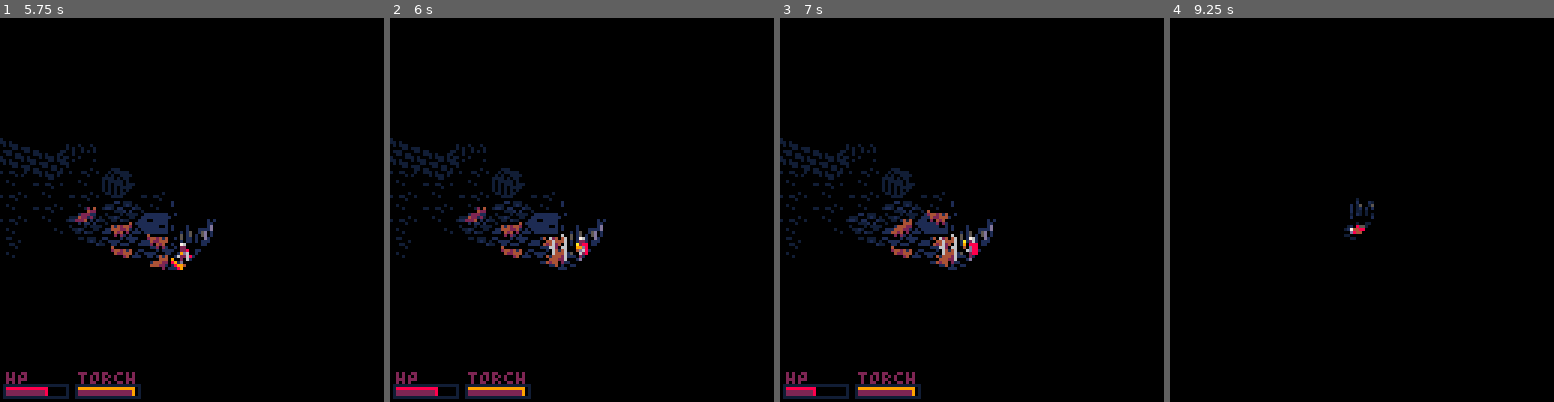
Above: before the commit, frames 1-4 (left to right).
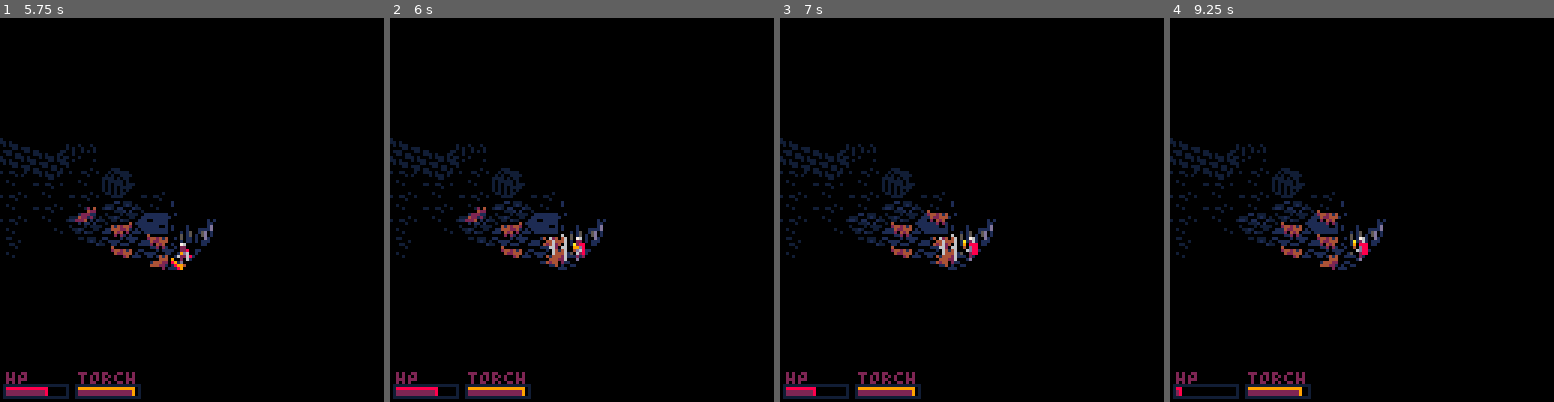
Above: after the commit, the same moments.

Repository: Woflox/intoruins
Game: PICO-8 cartridge cavedunj.p8
The game is run twice, just before and just after one commit, with the same random seed, the same clock (stepped at 60 frames per second) and the same inputs.
Inputs:
- Up to frame 1 (5.75 s): tap X (X key) at 0.33, 1.07, 1.85, 2.97, 4.08, 5.2 s; tap O (Z key) at 0.7, 1.7, 2.1, 2.5, 2.9, 3.3, 3.7, 4.1, 4.5, 4.9, 5.3, 5.7 s; hold Right 1.6-2.1 s; hold Up 2.15-2.42 s; hold Right 2.47-3.03 s; hold Left 3.08-3.58 s; hold Down 3.63-3.97 s; hold Right 4.02-4.68 s; hold Up 4.73-5.03 s; hold Left 5.08-5.68 s; hold Down from 5.73 s (still down)
- Up to frame 2 (6 s): keep holding Down
- Up to frame 3 (7 s): release Down at 6.03 s; hold Right 6.08-6.58 s; tap O (Z key) at 6.1, 6.5, 6.9 s; tap X (X key) at 6.32 s; hold Right from 6.63 s (still down)
- Up to frame 4 (9.25 s): release Right at 7.13 s; hold Up 7.18-7.45 s; tap O (Z key) every 0.4 s from 7.3 to 8.9 s; tap X (X key) at 7.43, 8.55 s; hold Right 7.5-8.07 s; hold Left 8.12-8.62 s; hold Down 8.67-9 s; hold Right from 9.05 s (still down)

Frame 1 is identical in both runs. In frame 2, 0.2% of the frame differs, in the area x 47-52%, y 57-64%; in frame 3, 0.2%; in frame 4, 5.4%, in the area x 0-57%, y 31-100%.

Commit message:
Try to save some characters i dunno

Diff:
--- a/cavedunj.p8
+++ b/cavedunj.p8
@@ -1,11 +1,12 @@
 pico-8 cartridge // http://www.pico-8.com
 version 36
 __lua__
---
+--game name???
+--BY ERIC BILLINGSLEY
 
 function _init()
 assigntable(_ENV,
-[[gamestate:play,depth:5,mapsize:20,mapcenter:10
+[[gamestate:play,depth:5,mapsize:20,mapcenter:10,turnorder:0,
 ,tempty:0,tcavefloor:50,tcavefloorvar:52
 ,tcavewall:16,tdunjfloor:48,tywall:18,txwall:20
 ,tshortgrass:54,tflatgrass:38,tlonggrass:58,tmushroom:56
@@ -65,7 +65,7 @@
 
 	specialtiles={
 	[tcavewall]={
-		vec2(-9,-4),--baseoffset
+		vec2(-9,-4),
 		vec2list--xy
 	[[0 ,-8,
 		 5 ,-8,
@@ -80,9 +80,8 @@
 		 5, 4,
 		 11, 4,
 		 3, 4]]},
-
 	[thole]={
-		vec2(-8,-4),--baseoffset
+		vec2(-8,-4),
 		vec2list--xy
 	[[0, 0,
 		 4, 0,
@@ -97,18 +96,16 @@
 			4,8,
 			7,7,
 			4,8]]},
-
 	[txwall]={
-		vec2(-9,-2),--baseoffset
+		vec2(-9,-2),
 		vec2list--xy
 	[[12,-8,
  		 0,-8]],
 		vec2list--wh
 	[[7 ,17,
 		 12,17]]},
-
 	[tywall]={
-		vec2(-5,-2),--baseoffset
+		vec2(-5,-2),
 		vec2list--xy
 	[[9,-8,
 		 2,-8]],
@@ -131,6 +128,8 @@
  whitepal=split"7,7,7,7,7,7,7,7,7,7,7,7,7,7"
  redpal=split"8,8,8,8,8,8,8,8,8,8,8,8,8,8"
 
+	textanims={}
+	textlog={}
 	introtext=
 [[  tHE CAVE OPENING CALLS TO YOU.
 cOULD THIS BE THE RESTING PLACE
@@ -169,7 +168,6 @@
 	--music(0)
 end
 
-turnorder=0
 function updateturn()
  if (waitforanim) return
 
@@ -304,9 +302,6 @@
  return x+w+4
 end
 
-textanims={}
-textlog={}
-
 function animtext(text,ent,wavy,col,spd,offset)
  add(textanims,{text,entscreenpos(ent),wavy,col,spd,offset,time()})
 end
@@ -480,7 +475,6 @@
 			 fillp(lfillp)
 			end
 		end
-		--fillp(█)
 		local flp=ent.xface<0 or ent.animflip
 		local scrpos=ent.renderpos+
 					vec2(flp and -1 or 0,0)
@@ -834,7 +828,7 @@
 	end
 end
 
---adapted from observablehq.com/@jrus/hexround]]
+--adapted from observablehq.com/@jrus/hexround
 function hexnearest(pos)
 	local roundx,remx=round(pos.x)
  local roundy,remy=round(pos.y)
@@ -891,7 +885,7 @@
         return vec2(v1.x+v2.x,v1.y+v2.y)
     end,
     __sub=function(v1,v2)
-        return vec2(v1.x-v2.x,v1.y-v2.y)
+        return -v2+v1
     end,
     __unm=function(self)
         return vec2(-self.x,-self.y)
@@ -899,9 +893,6 @@
     __mul=function(s,v)
         return vec2(s*v.x,s*v.y)
     end,
-   -- __len=function(self)
-   --     return sqrt(self.x*self.x+self.y*self.y)
-   -- end,
     __eq=function(v1,v2)
         return v1.x==v2.x and v1.y==v2.y
     end,
